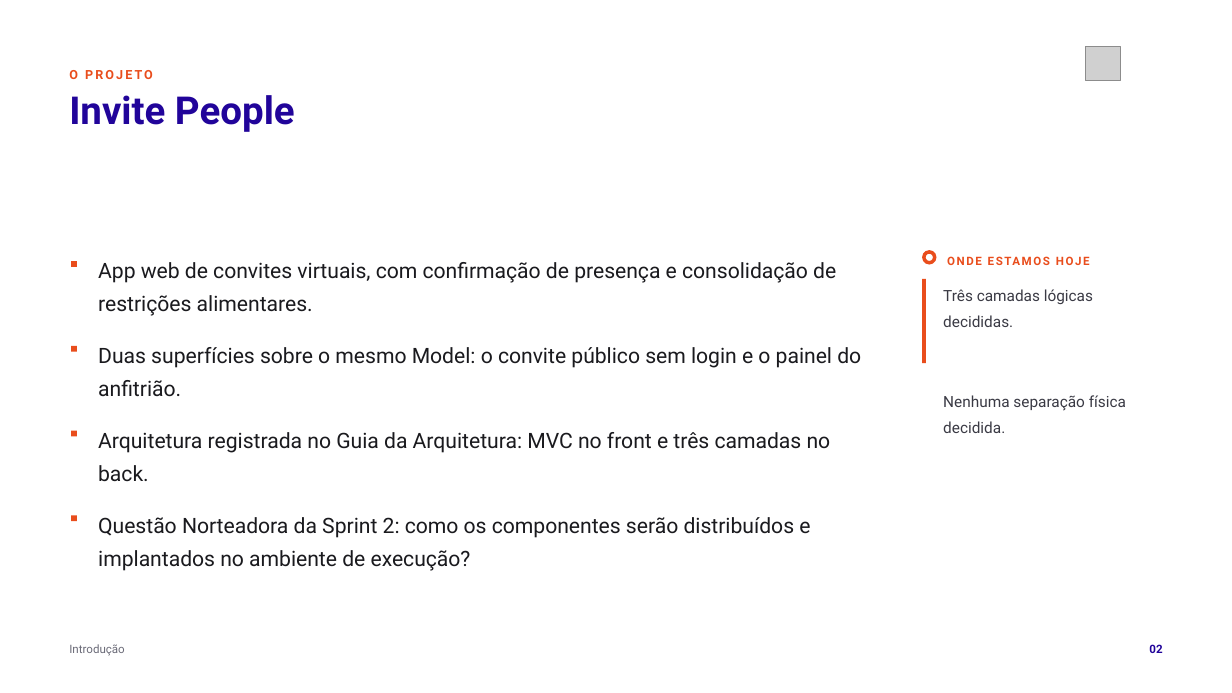
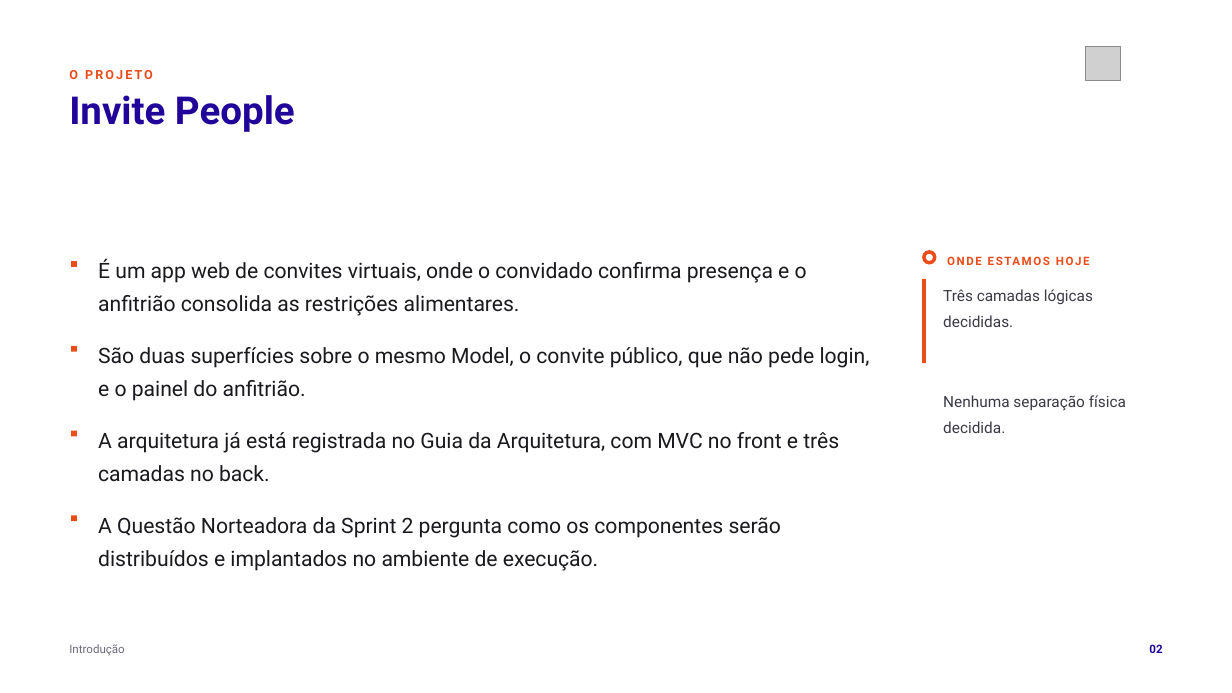
Before and after one commit to tcpassos/invite-app, a slide deck: slide 2 of trabalhos/T1-Docker-Invite-People.pptx. Drawn at 1232x693 pixels with LibreOffice and Linux fonts; fonts in the diff are those of the drawing; grey boxes stand for pictures. Boxes give left, top, right and bottom in pixels: in the first picture for what was removed or moved away, otherwise in the second. Text is boxed around its words. In the diff, an @@ line names an element or a change of style, - is before the commit and + after.

```diff
--- a/trabalhos/T1-Docker-Invite-People.pptx
+++ b/trabalhos/T1-Docker-Invite-People.pptx
@@ text at (98,259,807,316): text changed @@
-App web de convites virtuais, com confirmação de presença e consolidação de restrições alimentares.
+É um app web de convites virtuais, onde o convidado confirma presença e o anfitrião consolida as restrições alimentares.
@@ text at (98,347,870,401): text changed @@
-Duas superfícies sobre o mesmo Model: o convite público sem login e o painel do anfitrião.
+São duas superfícies sobre o mesmo Model, o convite público, que não pede login, e o painel do anfitrião.
@@ text at (98,432,839,482): text changed @@
-Arquitetura registrada no Guia da Arquitetura: MVC no front e três camadas no back.
+A arquitetura já está registrada no Guia da Arquitetura, com MVC no front e três camadas no back.
@@ text at (98,517,781,571): text changed @@
-Questão Norteadora da Sprint 2: como os componentes serão distribuídos e implantados no ambiente de execução?
+A Questão Norteadora da Sprint 2 pergunta como os componentes serão distribuídos e implantados no ambiente de execução.
```
Also in this commit, not shown: 8 other slides changed, 11 other files.
